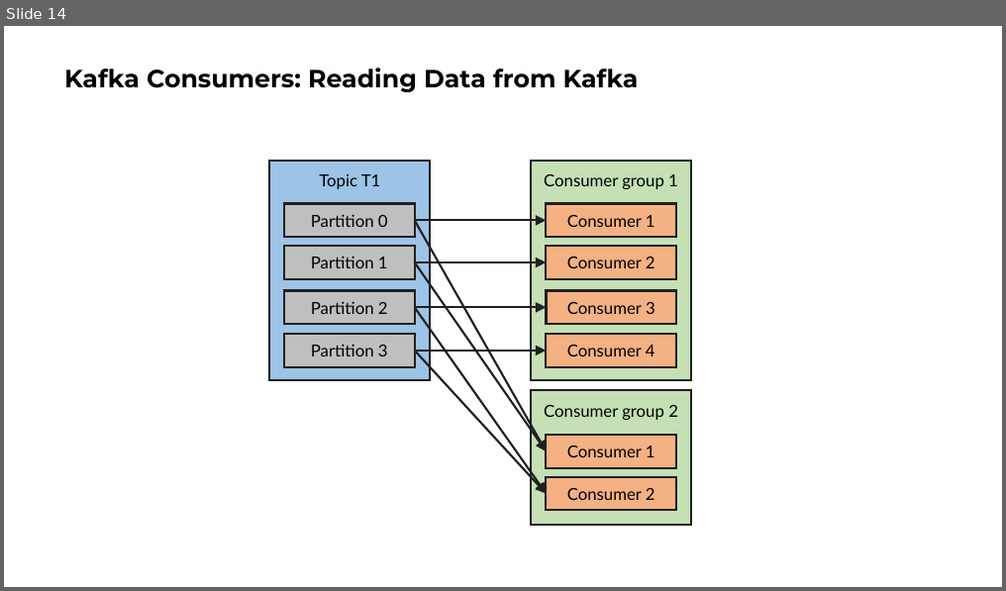
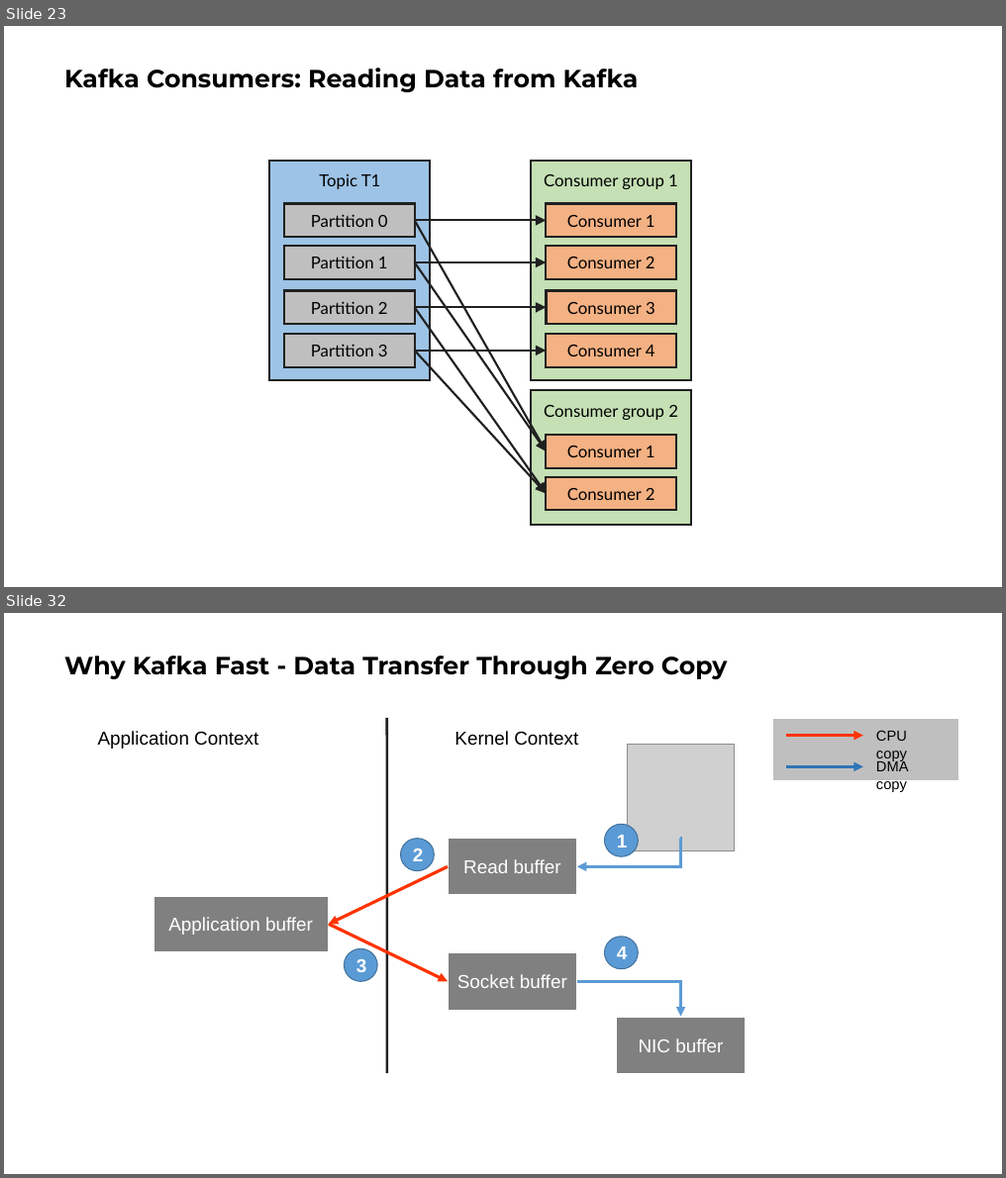
Before and after one commit to ngoctd314/tech-talk, a slide deck: kafka/slide.pptx. Shown one above the other, each under a label of ours: slide 14 before the commit, slides 23 and 32 after it; the slides between them are not shown. The pictures are 1006x591 and 1006x1178 pixels, drawn with LibreOffice and Linux fonts; fonts in the diff are those of the drawing; grey boxes stand for pictures. Boxes give left, top, right and bottom in pixels: in the first picture for what was removed or moved away, otherwise in the second. Text is boxed around its words. In the diff, an @@ line names an element or a change of style, - is before the commit and + after.

Commit message:
basic kafka

```diff
--- a/kafka/slide.pptx
+++ b/kafka/slide.pptx
@@ slide 32 added at box(4, 613, 1002, 1174), background #FFFFFF @@
@@ title added at box(64, 656, 728, 679), 24 pt, text #000000, bold @@
+Why Kafka Fast - Data Transfer Through Zero Copy
@@ text added at box(98, 731, 258, 749), 18 pt, text #000000 @@
+Application Context
@@ line added from (387, 718) to (387, 1073), #202020 2.5 pt @@
@@ text added at box(454, 731, 578, 746), 18 pt, text #000000 @@
+Kernel Context
@@ rectangle added at box(773, 718, 959, 780), fill #BFBFBF, outline #FFFFFF 1 pt @@
@@ text added at box(876, 730, 907, 761), 14 pt, text #000000 @@
+CPU copy
@@ picture added at box(628, 744, 734, 851) @@
@@ arrow added from (786, 736) to (863, 736), #FF3300 3 pt @@
@@ text added at box(876, 760, 909, 792), 14 pt, text #000000 @@
+DMA copy
@@ arrow added from (786, 766) to (863, 766), #2E75B6 3 pt @@
@@ ellipse added at box(401, 839, 435, 871), fill #5B9BD5, outline #43739E 1 pt, 18 pt, text #FFFFFF, bold @@
+2
@@ rectangle added at box(448, 839, 577, 896), fill #808080, outline #FFFFFF 2 pt, 18 pt, text #FFFFFF @@
+Read buffer
@@ elbow arrow added from (681, 839) to (577, 866), #5B9BD5 3 pt @@
@@ ellipse added at box(604, 824, 638, 858), fill #5B9BD5, outline #43739E 1 pt, 18 pt, text #FFFFFF, bold @@
+1
@@ arrow added from (448, 866) to (329, 925), #FF3300 3 pt @@
@@ rectangle added at box(152, 896, 329, 953), fill #808080, outline #FFFFFF 2 pt, 18 pt, text #FFFFFF @@
+Application buffer
@@ arrow added from (329, 925) to (448, 981), #FF3300 3 pt @@
@@ ellipse added at box(604, 937, 638, 969), fill #5B9BD5, outline #43739E 1 pt, 18 pt, text #FFFFFF, bold @@
+4
@@ ellipse added at box(344, 950, 377, 982), fill #5B9BD5, outline #43739E 1 pt, 18 pt, text #FFFFFF, bold @@
+3
@@ rectangle added at box(448, 953, 577, 1011), fill #808080, outline #FFFFFF 2 pt, 18 pt, text #FFFFFF @@
+Socket buffer
@@ elbow arrow added from (577, 981) to (681, 1017), #5B9BD5 3 pt @@
@@ rectangle added at box(617, 1017, 746, 1074), fill #808080, outline #FFFFFF 2 pt, 18 pt, text #FFFFFF @@
+NIC buffer
@@ what was slide 14 is now slide 23 @@
```
Also in this commit, not shown: 8 slides changed, 20 other slides added, 6 slides removed, 4 other files.
